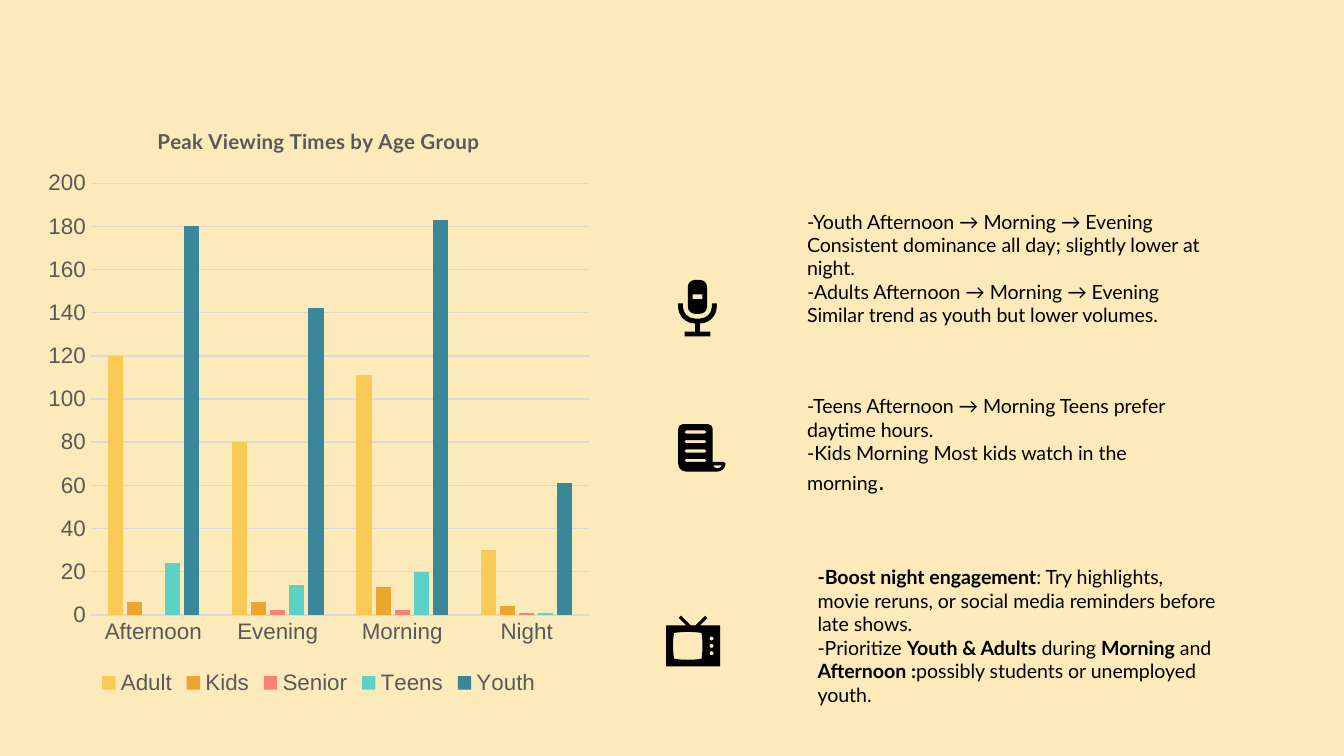
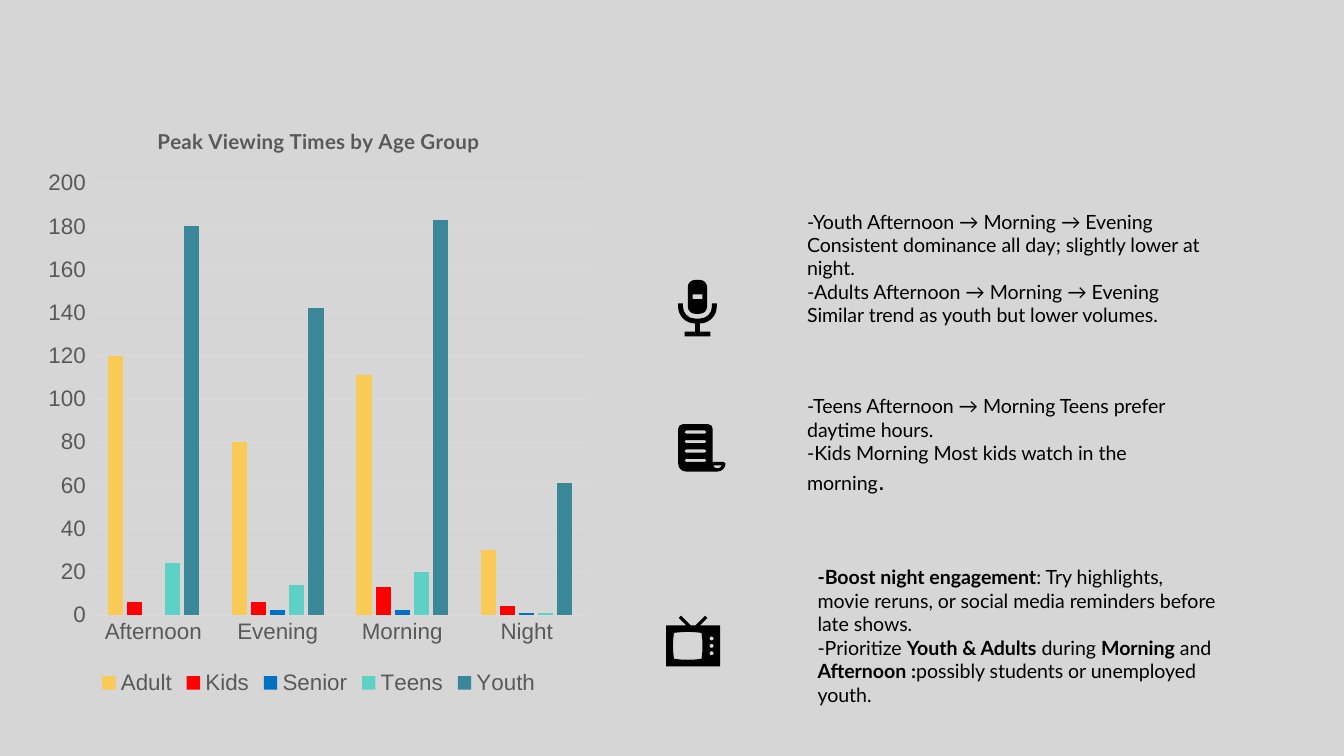
Before and after one commit to Lihle830/BTV-Subscriber-Base-Analysis, a slide deck: slide 9 of Presentation deck/Slides Presantation Btv.pptx. Drawn at 1344x756 pixels with LibreOffice and Linux fonts; fonts in the diff are those of the drawing. Boxes give left, top, right and bottom in pixels: in the first picture for what was removed or moved away, otherwise in the second. Text is boxed around its words. In the diff, an @@ line names an element or a change of style, - is before the commit and + after.

```diff
--- a/Presentation deck/Slides Presantation Btv.pptx
+++ b/Presentation deck/Slides Presantation Btv.pptx
@@ background #FDEABB to #D6D6D6 @@
@@ column chart at [38, 103, 601, 700] @@
@@ colour of Kids #EAA62F to #FF0000 @@
@@ colour of Senior #FA8175 to #0070C0 @@
```
Also in this commit, not shown: 10 other slides changed.
